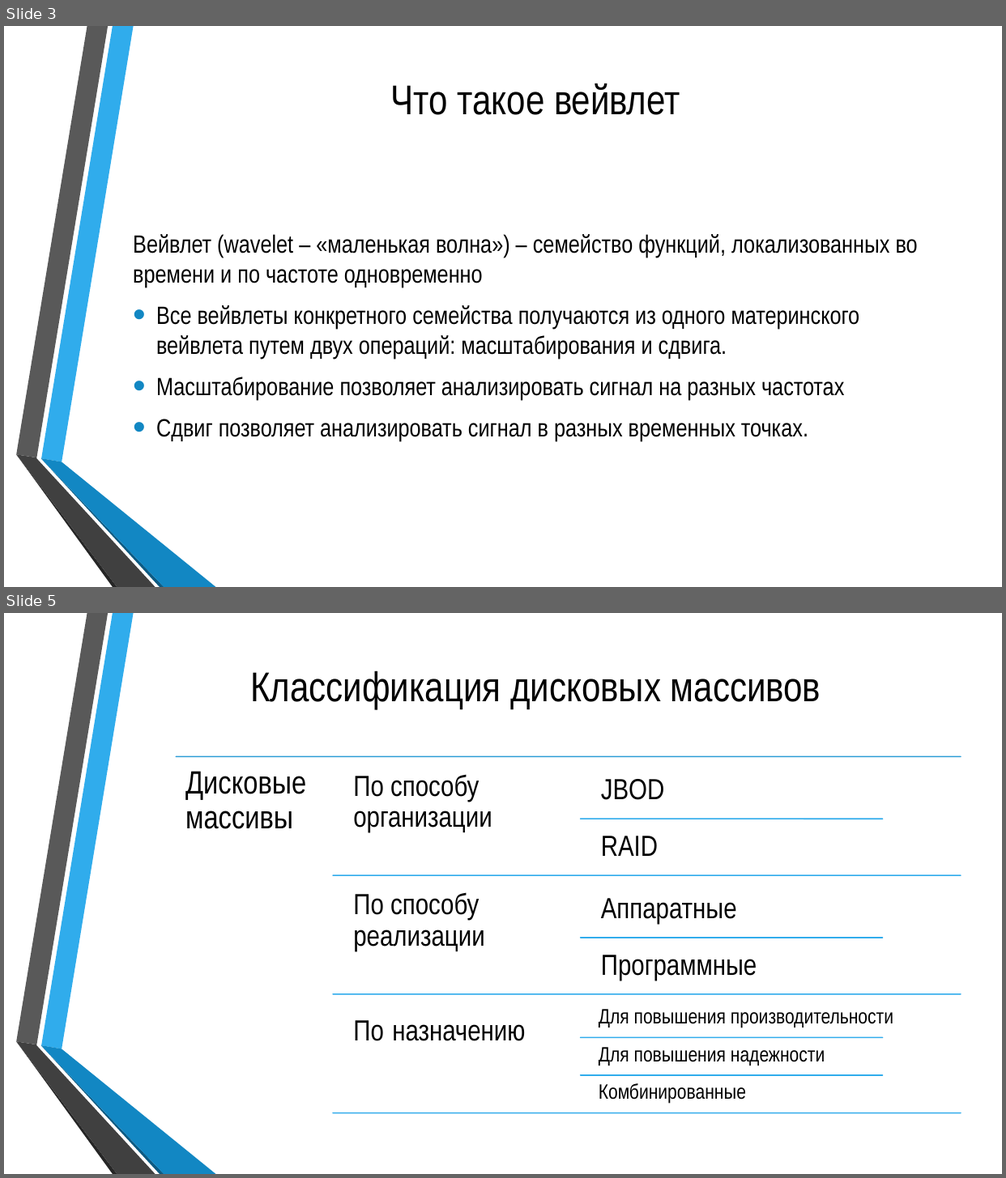
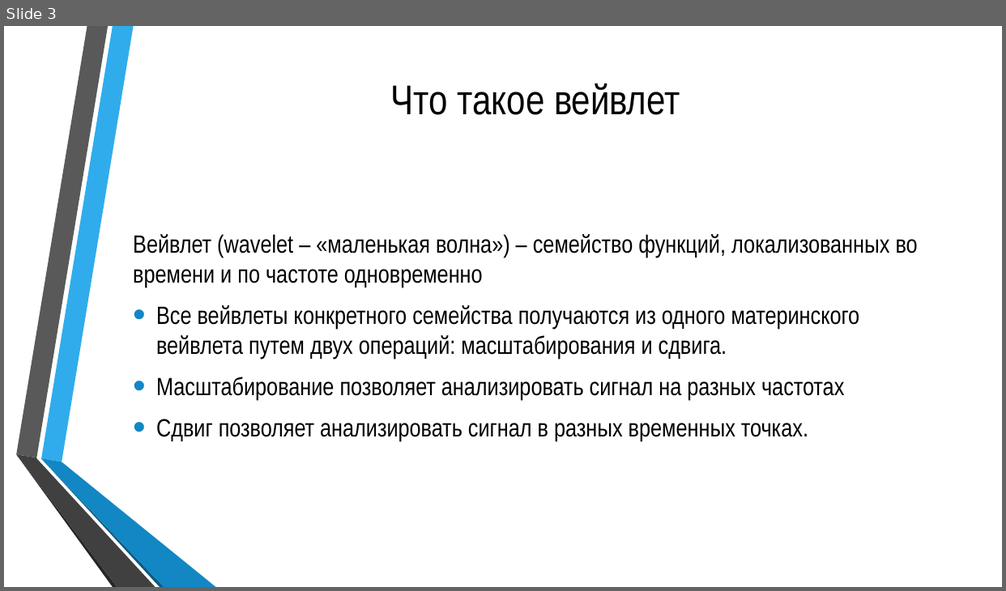
Before and after one commit to Silvarious9862/cosii, a slide deck: sem1/ref/250541_REFPREZ_Бобрик_В.Ю_ЦОСиИ.pptx. Shown one above the other, each under a label of ours: slides 3 and 5 before the commit, slide 3 after it; the slides between them are not shown. The pictures are 1006x1178 and 1006x591 pixels, drawn with LibreOffice and Linux fonts; fonts in the diff are those of the drawing; background and template pictures are left out. Boxes give left, top, right and bottom in pixels: in the first picture for what was removed or moved away, otherwise in the second. Text is boxed around its words. In the diff, an @@ line names an element or a change of style, - is before the commit and + after.

```diff
--- a/sem1/ref/250541_REFPREZ_Бобрик_В.Ю_ЦОСиИ.pptx
+++ b/sem1/ref/250541_REFPREZ_Бобрик_В.Ю_ЦОСиИ.pptx
@@ slide 5 removed at <box>4,613,1002,1174</box>, background picture (left out); not listed: 6 template elements that a slide beside it also shows @@
@@ title removed at <box>250,671,820,709</box> @@
-Классификация дисковых массивов
@@ group removed at <box>177,756,961,1113</box>: 11 texts, 8 lines @@
-Дисковые массивы
-По способу организации
-JBOD
-RAID
-По способу реализации
-Аппаратные
-Программные
-По назначению
-Для повышения производительности
-Для повышения надежности
-Комбинированные
```
Also in this commit, not shown: 2 slides changed, 11 slides added, 19 other slides removed, 5 other files.
